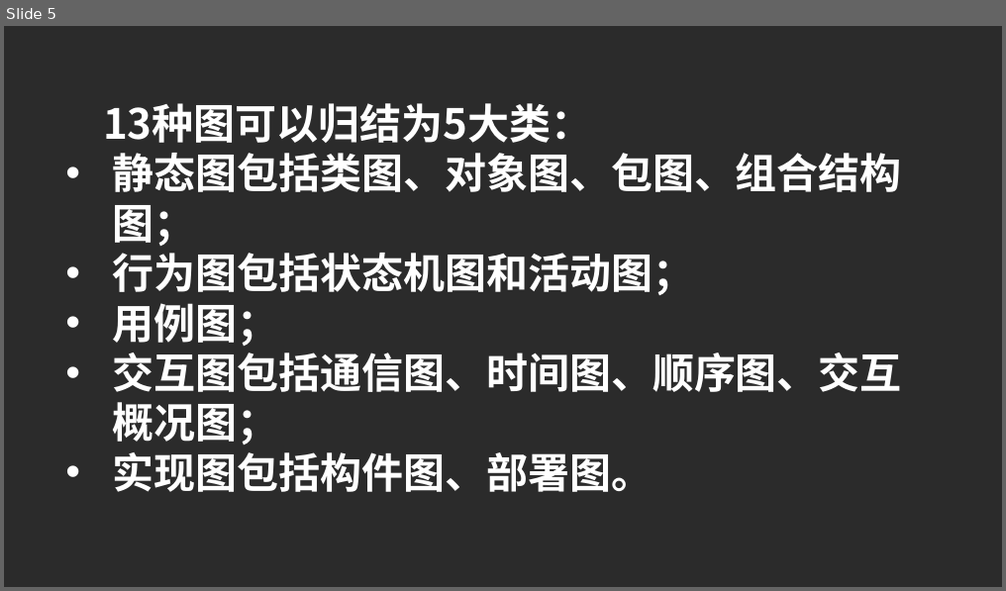
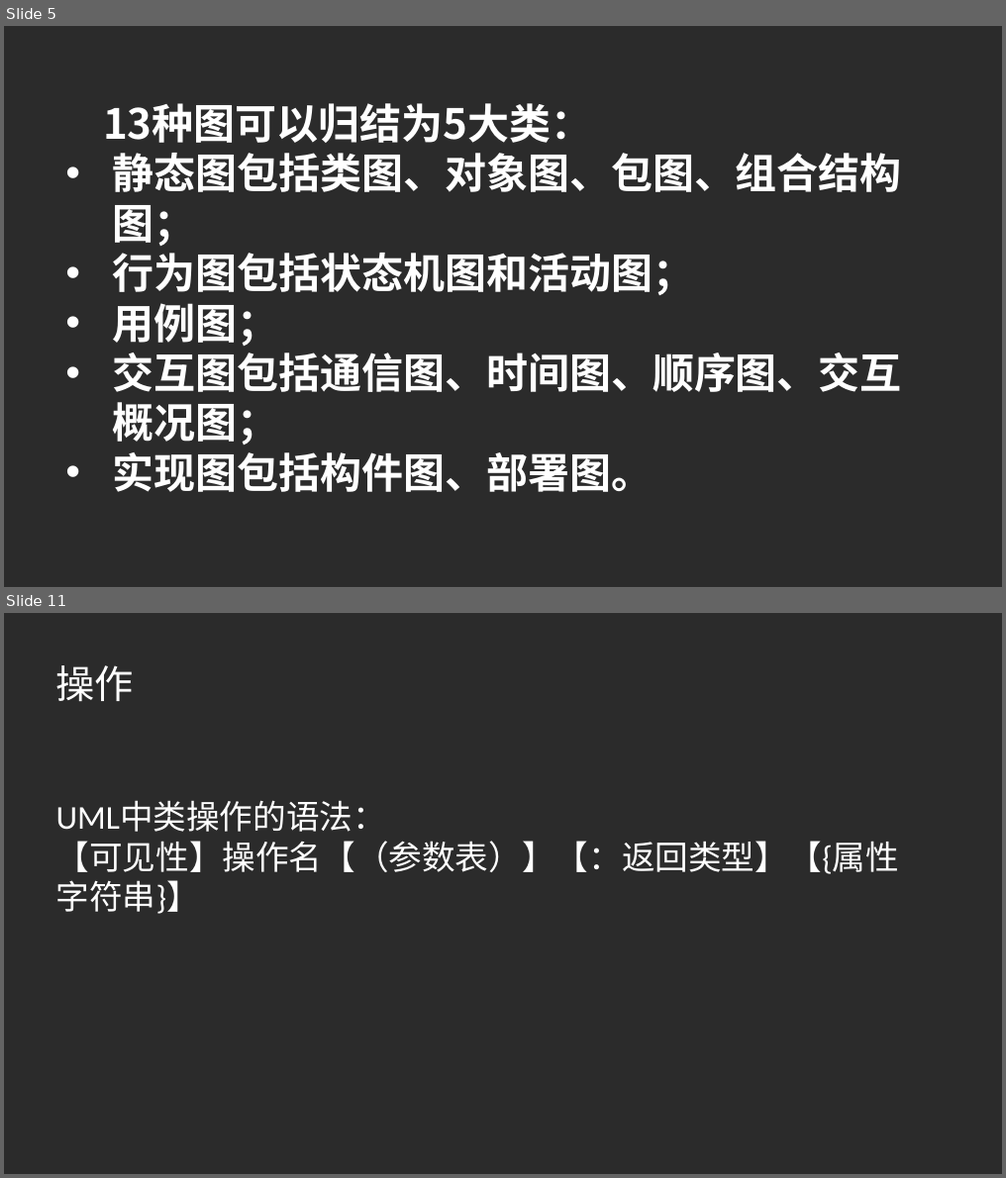
Before and after one commit to PRD2017G23/-, a slide deck: UML基础_图.pptx. Shown one above the other, each under a label of ours: slide 5 before the commit, slides 5 and 11 after it; the slides between them are not shown. The pictures are 1006x591 and 1006x1178 pixels, drawn with LibreOffice and Linux fonts; fonts in the diff are those of the drawing; background and template pictures are left out; a plain dark background stands for a picture behind light text. Boxes give left, top, right and bottom in pixels: in the first picture for what was removed or moved away, otherwise in the second. Text is boxed around its words. In the diff, an @@ line names an element or a change of style, - is before the commit and + after.

```diff
--- a/UML基础_图.pptx
+++ b/UML基础_图.pptx
@@ slide 11 added at (4,613,1002,1174), background picture (left out) @@
@@ text added at (56,665,134,701), 37.3 pt, text #FFFFFF @@
+操作
@@ text added at (56,802,900,914), 32 pt, text #FFFFFF @@
+UML中类操作的语法：
+【可见性】操作名【（参数表）】【：返回类型】【{属性字符串}】
```
Also in this commit, not shown: 4 slides changed, 70 other slides added.
